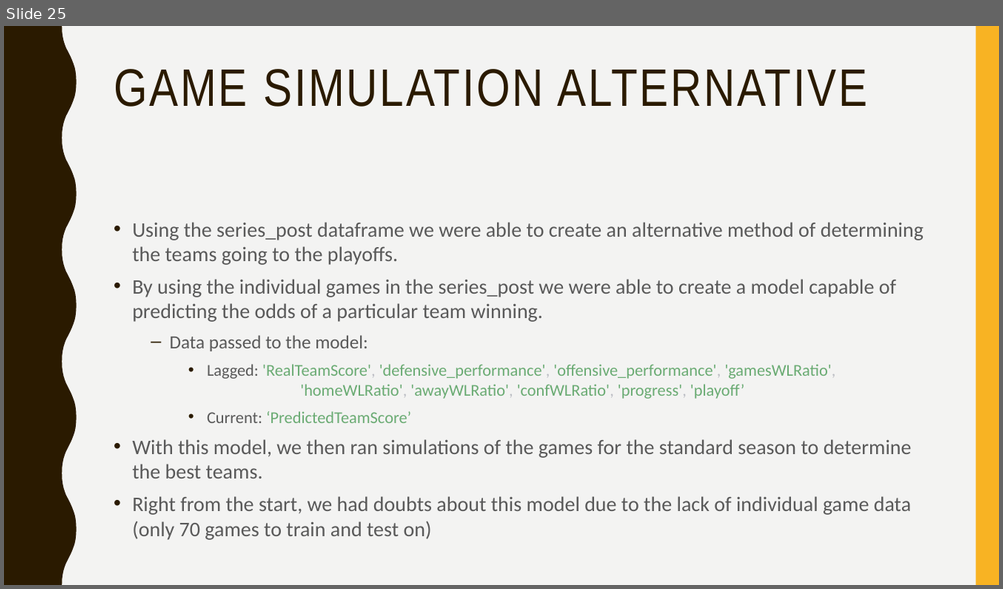
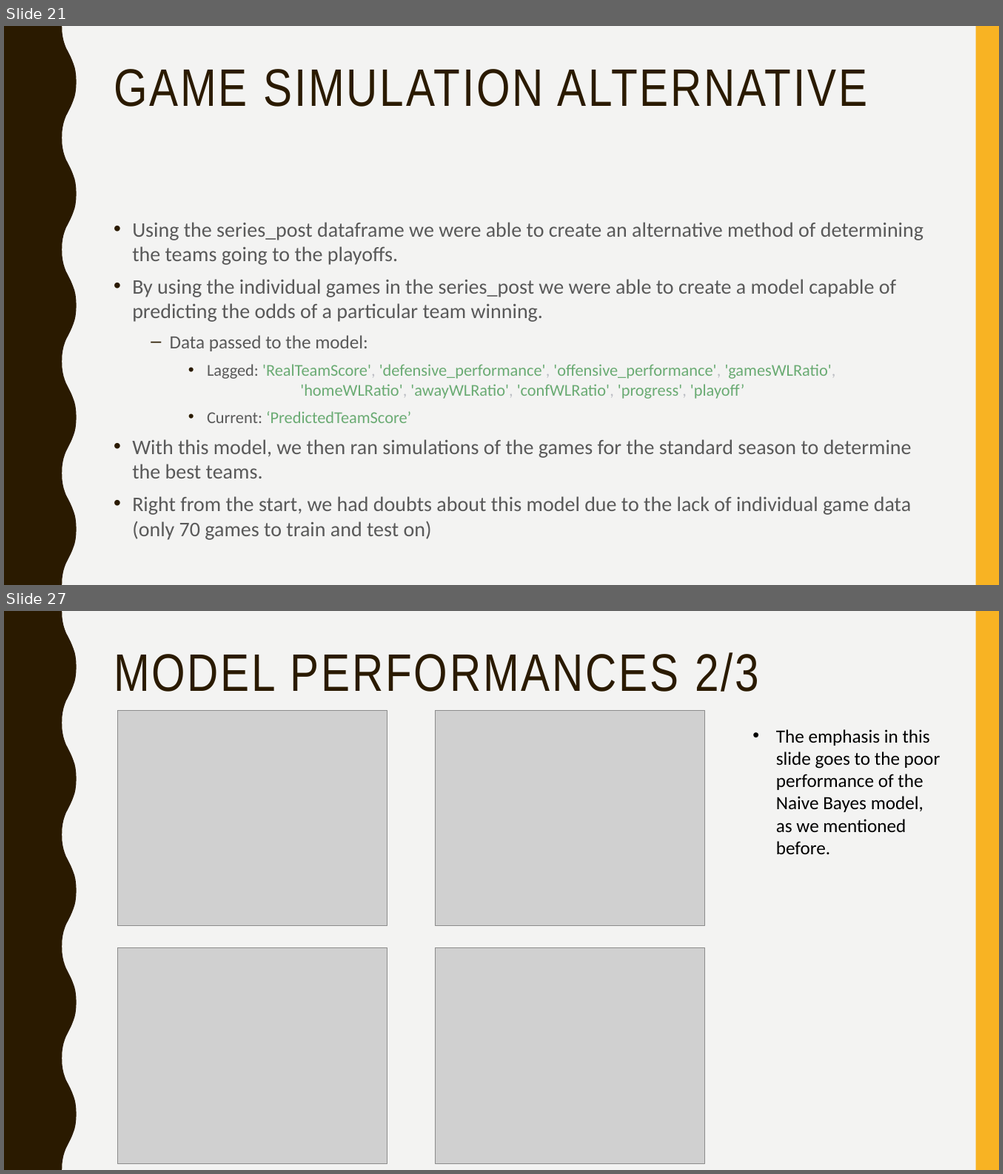
Before and after one commit to afs202005277/AC, a slide deck: ppt projeto.pptx. Shown one above the other, each under a label of ours: slide 25 before the commit, slides 21 and 27 after it; the slides between them are not shown. The pictures are 1003x589 and 1003x1174 pixels, drawn with LibreOffice and Linux fonts; fonts in the diff are those of the drawing; grey boxes stand for pictures. Boxes give left, top, right and bottom in pixels: in the first picture for what was removed or moved away, otherwise in the second. Text is boxed around its words. In the diff, an @@ line names an element or a change of style, - is before the commit and + after.

```diff
--- a/ppt projeto.pptx
+++ b/ppt projeto.pptx
@@ slide 27 added at <box>4,611,999,1170</box>, background #F3F3F2; not listed: 2 template elements that a slide beside it also shows @@
@@ title added at <box>114,652,759,692</box>, 51 pt, text #2A1A00 @@
+MODEL PERFORMANCES 2/3
@@ picture added at <box>117,711,387,926</box> @@
@@ picture added at <box>435,711,705,926</box> @@
@@ text added at <box>776,729,940,854</box>, 18 pt, text #000000 @@
+• The emphasis in this slide goes to the poor performance of the Naive Bayes model, as we mentioned before.
@@ picture added at <box>117,948,387,1164</box> @@
@@ picture added at <box>435,948,705,1164</box> @@
@@ what was slide 25 is now slide 21 @@
```
Also in this commit, not shown: 1 slide changed, 18 other slides added, 4 slides removed, 1 other file.
